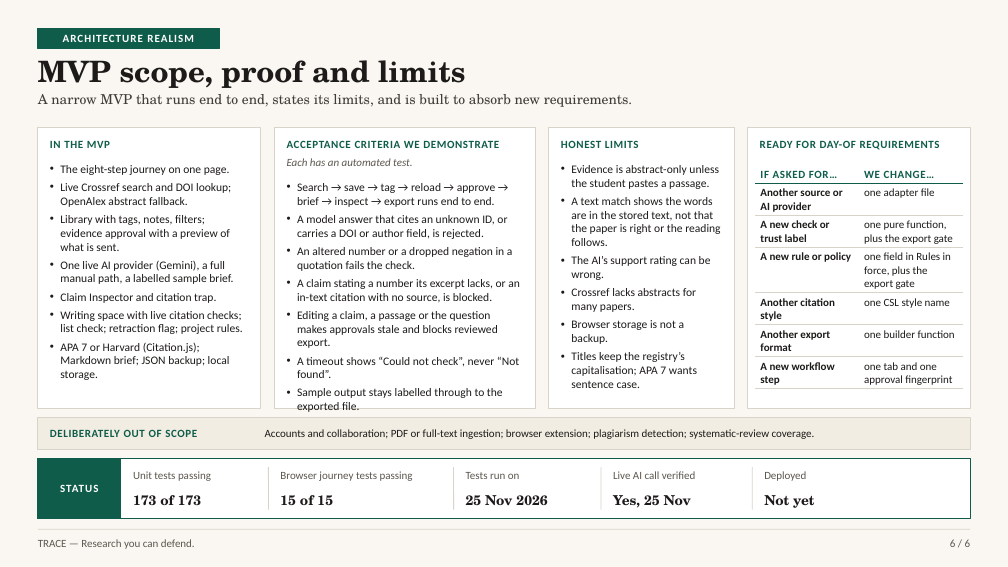
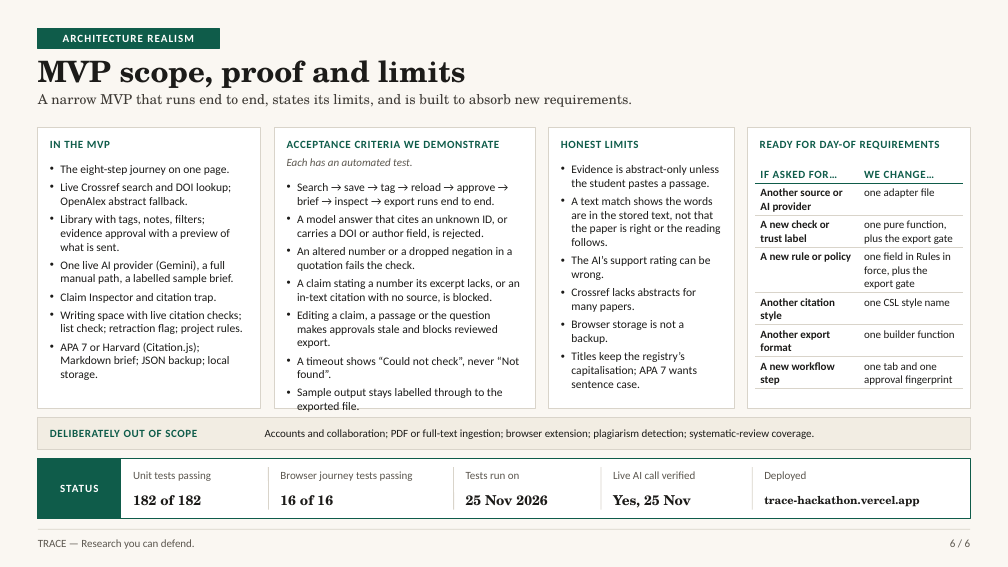
Before and after one commit to mercydeez/trace-hackathon, a slide deck: slide 6 of submissions/phase-1-deck.pptx. Drawn at 1008x567 pixels with LibreOffice and Linux fonts; fonts in the diff are those of the drawing. Boxes give left, top, right and bottom in pixels: in the first picture for what was removed or moved away, otherwise in the second. Text is boxed around its words. In the diff, an @@ line names an element or a change of style, - is before the commit and + after.

```diff
--- a/submissions/phase-1-deck.pptx
+++ b/submissions/phase-1-deck.pptx
@@ text at (133, 495, 201, 505): text changed @@
-173 of 173
+182 of 182
@@ text at (280, 495, 333, 505): text changed @@
-15 of 15
+16 of 16
@@ text at (764, 496, 920, 507): text changed; size 13 to 10.5 pt @@
-Not yet
+trace-hackathon.vercel.app
```
Also in this commit, not shown: 7 other files.
